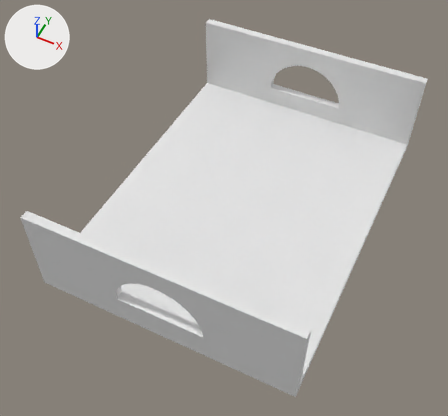
Renders of the Blender file Controller_Holder/Controller_Holder_Type_3.blend from each side of a commit.
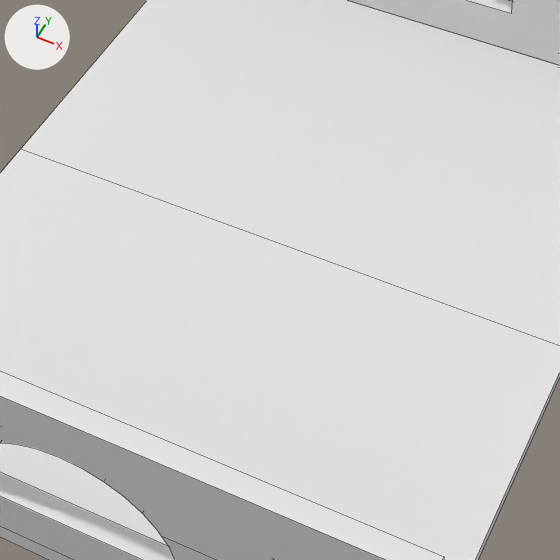
Each version appears first whole from a camera (50 mm lens) standing at (41.3, -93.5, 113.9) and looking at (-1.9, -7.2, 6.0), and next in a close-up on the part from 29% to 80% of the width and 25% to 80% of the height. The lights are fixed; the arrows at upper left show +X, +Y and +Z. The close-ups show mesh edges as thin lines. The same objects are shown in both versions, whatever each file hides.
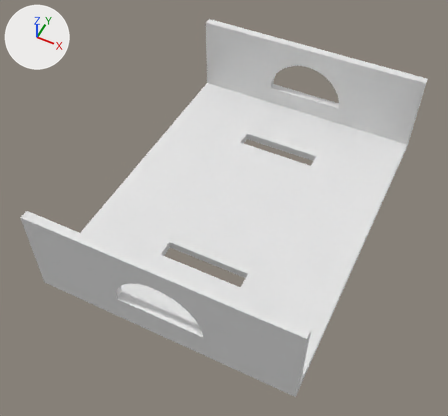
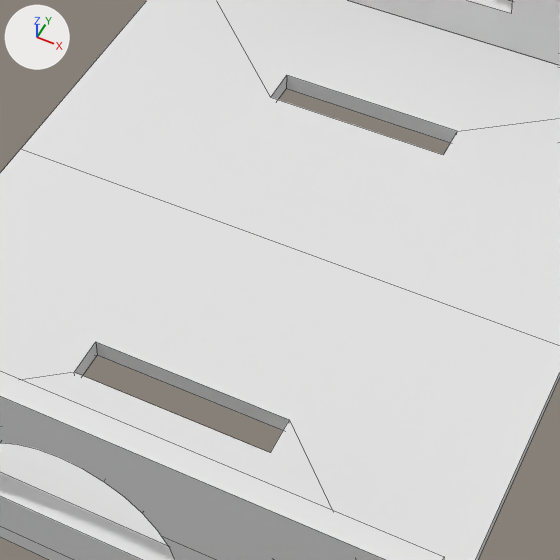
Boxes [x1, y1, x2, y2] around the edits, measured in the close-ups (560 x 560 px):
'Plane', modifiers changed: [0, 0, 560, 560] in both

What changed in the scene script:
```text
Add me_plane_002:
    me_plane_002.from_pydata(...)  # a box spanning x -10.0..10.0, y -10.0..10.0, z 0.0..10.0
Change ob_plane:
    add _m = ob_plane.modifiers.new('Boolean.001', 'BOOLEAN')
    add _m.object = ob_plane_001
    add _m.solver = 'FLOAT'
    add _m = ob_plane.modifiers.new('Boolean.002', 'BOOLEAN')
    add _m.object = ob_plane_002
    add _m.solver = 'FLOAT'
Add ob_plane_002:
    ob_plane_002 = bpy.data.objects.new('Plane.002', me_plane_002)
    ob_plane_002.location = (0.0, 21.0, -4.0)
    ob_plane_002.scale = (1.0, 0.2, 1.0)
    ob_plane_002.hide_set(True)
Add ob_plane_001:
    ob_plane_001 = bpy.data.objects.new('Plane.001', me_plane_002.copy())
    ob_plane_001.location = (0.0, -21.0, -4.0)
    ob_plane_001.scale = (1.0, 0.2, 1.0)
    ob_plane_001.hide_set(True)
```
